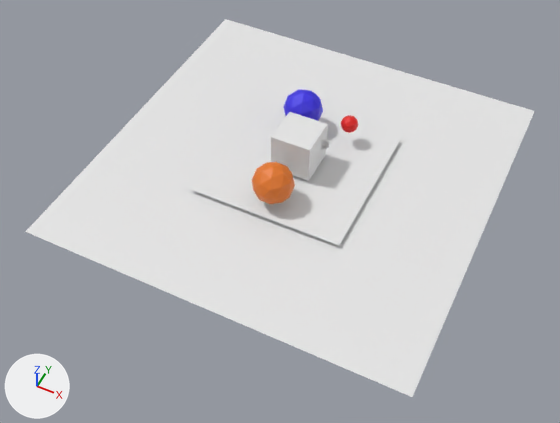
One commit to the FBX model Tools/MaterialDesigner/assets/model.fbx: the scene before it, then after it.
Camera for both pictures: a 50 mm lens placed at (11.3, -24.6, 25.6), pointed at (0.1, -2.3, -2.4). The axes (+X, +Y, +Z) are drawn at lower left. The lights are the same throughout. Where no turn or scale is listed for an object, it has been applied to the vertices.
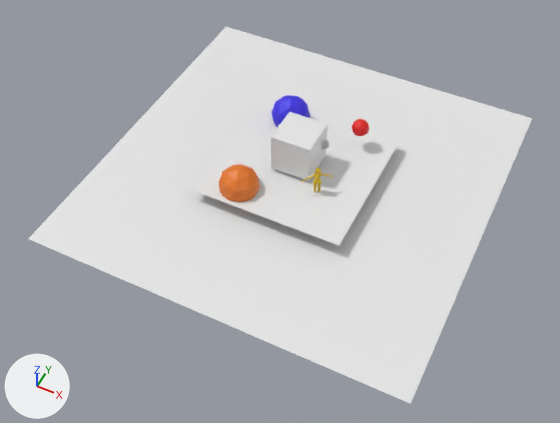
Location of each change, [x1, y1, x2, y2] in pixels of the pictures (560 x 423 px):
'Floor', moved: before [25, 19, 534, 397]; after [29, 27, 532, 404]
'Icosphere', moved: before [252, 162, 295, 204]; after [218, 164, 260, 202]
'Icosphere.001', moved: before [284, 90, 323, 121]; after [271, 95, 310, 128]
'Icosphere.002', moved: before [341, 115, 358, 133]; after [352, 119, 369, 136]
'female', added: after [301, 168, 333, 192]

The edits, one by one:
Material 'Material.018' (mat_material_018) is new.
Its base color is (0.8, 0.533, 0.0184) (yellow #e7c125).
Mesh me_female is new.
It has 9043 vertices, 13831 faces and spans x -0.59..0.63, y -0.52..0.47, z -0.03..1.82.
It uses material mat_material_018 (yellow #e7c125).
Object 'Icosphere.002' (ob_icosphere_002) moves from (1.53, 2.52, 0.0) to (2.12, 2.52, 0.0).
Object 'Floor' (ob_floor) moves from (0.0, 0.0, 0.6) to (0.0, 0.0, 0.08).
Object 'Icosphere.001' (ob_icosphere_001) moves from (-0.98, 2.53, 0.0) to (-1.67, 2.53, -0.62).
Object 'Icosphere' (ob_icosphere) moves from (0.0, -2.73, 0.0) to (-1.82, -2.7, -0.99).
Object 'female' (ob_female) is new; it shows me_female.
Its location is (1.55, -1.25, -1.49).
